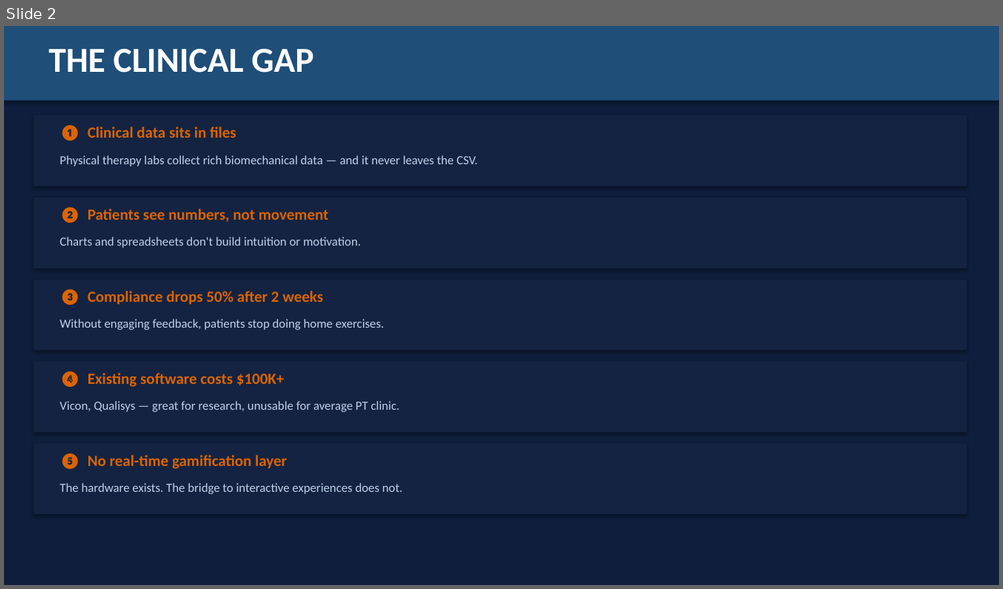
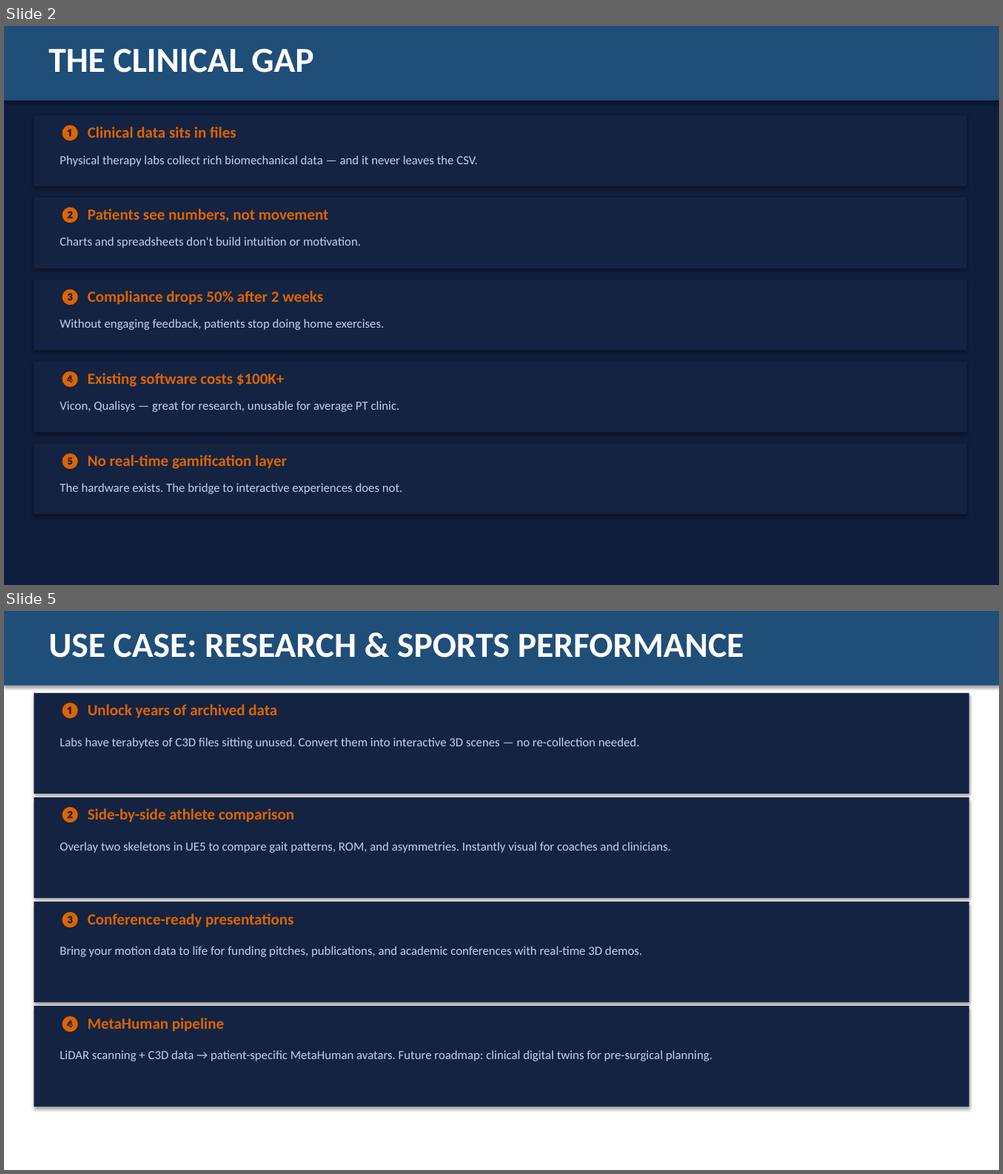
Before and after one commit to BetterCodeGoblin/portfolio, a slide deck: C3D-FBX-ASU-Presentation.pptx. Shown one above the other, each under a label of ours: slide 2 before the commit, slides 2 and 5 after it; the slides between them are not shown. The pictures are 1003x589 and 1003x1174 pixels, drawn with LibreOffice and Linux fonts; fonts in the diff are those of the drawing. Boxes give left, top, right and bottom in pixels: in the first picture for what was removed or moved away, otherwise in the second. Text is boxed around its words. In the diff, an @@ line names an element or a change of style, - is before the commit and + after.

Commit message:
Fix use-case slides: match deck color scheme (navy/teal/orange), 13 slides total

```diff
--- a/C3D-FBX-ASU-Presentation.pptx
+++ b/C3D-FBX-ASU-Presentation.pptx
@@ slide 5 added at (4, 611, 999, 1170), background #FFFFFF @@
@@ rectangle added at (4, 611, 999, 686), fill #1F4E79 @@
@@ text added at (48, 633, 744, 658), 34 pt, text #FFFFFF, bold @@
+USE CASE: RESEARCH & SPORTS PERFORMANCE
@@ rectangle added at (34, 693, 969, 794), fill #142341 @@
@@ text added at (60, 703, 277, 721), 15 pt, text #DC6400, bold @@
+❶ Unlock years of archived data
@@ text added at (60, 738, 640, 749), 12 pt, text #BED2EB @@
+Labs have terabytes of C3D files sitting unused. Convert them into interactive 3D scenes — no re-collection needed.
@@ rectangle added at (34, 797, 969, 898), fill #142341 @@
@@ text added at (60, 807, 294, 823), 15 pt, text #DC6400, bold @@
+❷ Side-by-side athlete comparison
@@ text added at (60, 842, 671, 853), 12 pt, text #BED2EB @@
+Overlay two skeletons in UE5 to compare gait patterns, ROM, and asymmetries. Instantly visual for coaches and clinicians.
@@ rectangle added at (34, 902, 969, 1002), fill #142341 @@
@@ text added at (60, 911, 293, 929), 15 pt, text #DC6400, bold @@
+❸ Conference-ready presentations
@@ text added at (60, 946, 642, 957), 12 pt, text #BED2EB @@
+Bring your motion data to life for funding pitches, publications, and academic conferences with real-time 3D demos.
@@ rectangle added at (34, 1006, 969, 1107), fill #142341 @@
@@ text added at (60, 1016, 224, 1034), 15 pt, text #DC6400, bold @@
+❹ MetaHuman pipeline
@@ text added at (60, 1051, 712, 1062), 12 pt, text #BED2EB @@
+LiDAR scanning + C3D data → patient-specific MetaHuman avatars. Future roadmap: clinical digital twins for pre-surgical planning.
```
Also in this commit, not shown: 1 slide changed, 2 slides removed.
